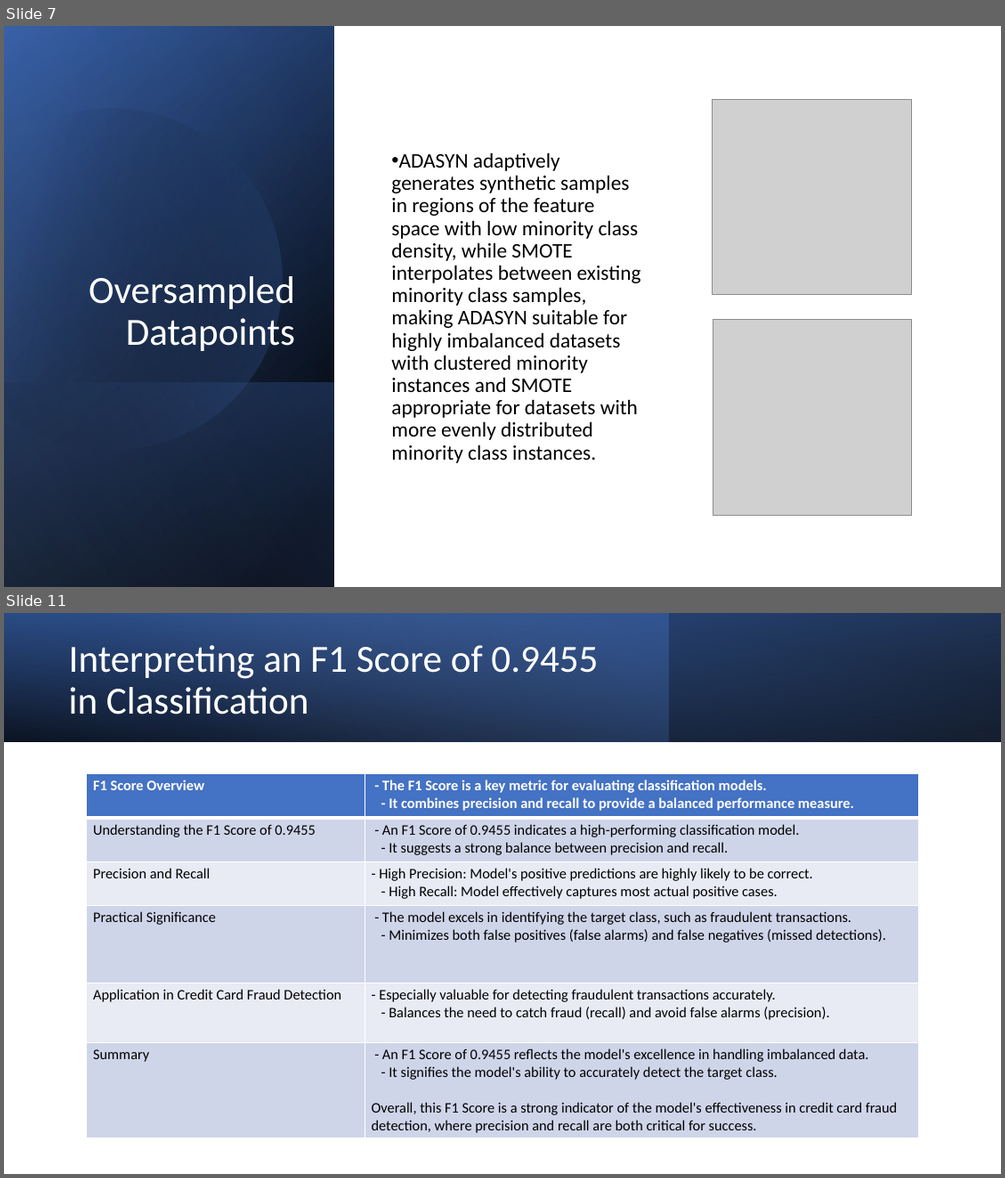
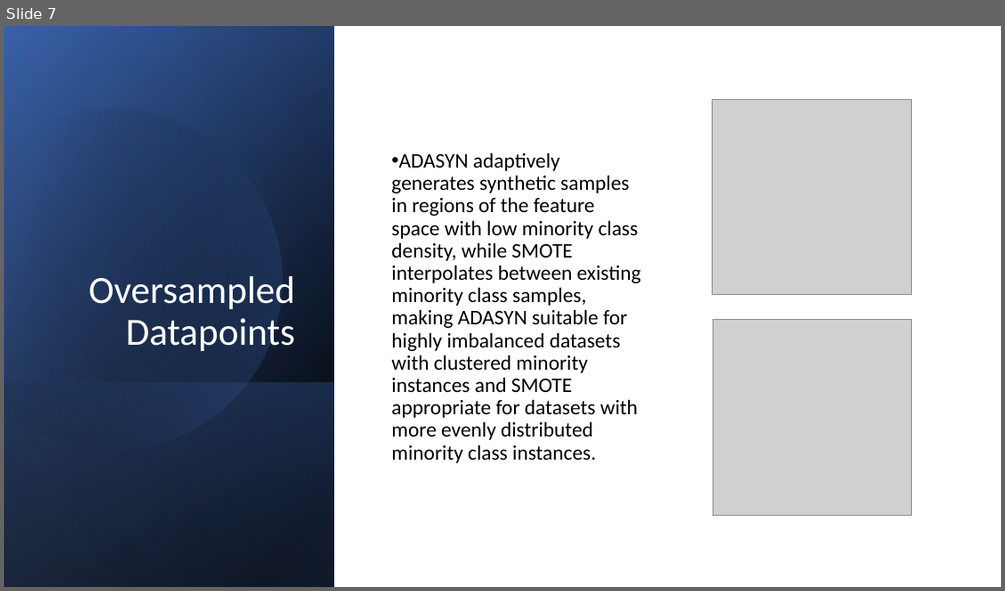
Before and after one commit to jagsrj/Credit_card_fraud_detection_ML, a slide deck: CreditCard_FraudDetection_MachingLearning.pptx. Shown one above the other, each under a label of ours: slides 7 and 11 before the commit, slide 7 after it; the slides between them are not shown. The pictures are 1005x1178 and 1005x591 pixels, drawn with LibreOffice and Linux fonts; fonts in the diff are those of the drawing; grey boxes stand for pictures. Boxes give left, top, right and bottom in pixels: in the first picture for what was removed or moved away, otherwise in the second. Text is boxed around its words. In the diff, an @@ line names an element or a change of style, - is before the commit and + after.

```diff
--- a/CreditCard_FraudDetection_MachingLearning.pptx
+++ b/CreditCard_FraudDetection_MachingLearning.pptx
@@ slide 11 removed at <box>4,613,1001,1174</box>, background #FFFFFF @@
@@ rectangle removed at <box>4,613,1001,742</box> @@
@@ rectangle removed at <box>4,613,669,742</box> @@
@@ rectangle removed at <box>4,613,1001,742</box> @@
@@ title removed at <box>69,645,598,714</box> @@
-Interpreting an F1 Score of 0.9455 in Classification
@@ table removed at <box>86,774,919,1138</box>, 6 rows, 2 columns @@
-F1 Score Overview | - The F1 Score is a key metric for evaluating classification models. / - It combines precision and recall to provide a balanced performance measure.
-Understanding the F1 Score of 0.9455 | - An F1 Score of 0.9455 indicates a high-performing classification model. / - It suggests a strong balance between precision and recall.
-Precision and Recall | - High Precision: Model's positive predictions are highly likely to be correct. / - High Recall: Model effectively captures most actual positive cases.
-Practical Significance | - The model excels in identifying the target class, such as fraudulent transactions. / - Minimizes both false positives (false alarms) and false negatives (missed detections).
-Application in Credit Card Fraud Detection | - Especially valuable for detecting fraudulent transactions accurately. / - Balances the need to catch fraud (recall) and avoid false alarms (precision).
-Summary | - An F1 Score of 0.9455 reflects the model's excellence in handling imbalanced data. / - It signifies the model's ability to accurately detect the target class. / Overall, this F1 Score is a strong indicator of the model's effectiveness in credit card fraud detection, where precision and recall are both critical for success.
```
Also in this commit, not shown: 3 slides changed, 2 slides added, 1 other slide removed, 1 other file.
